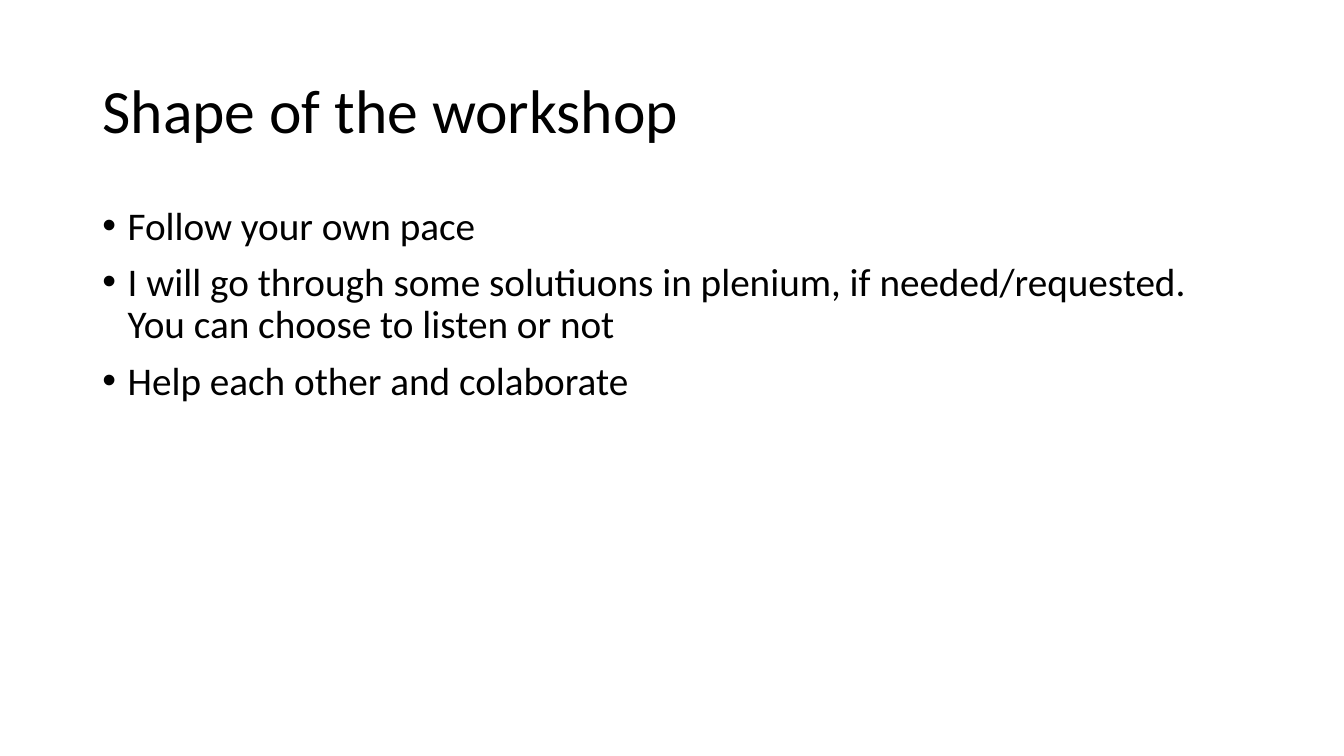
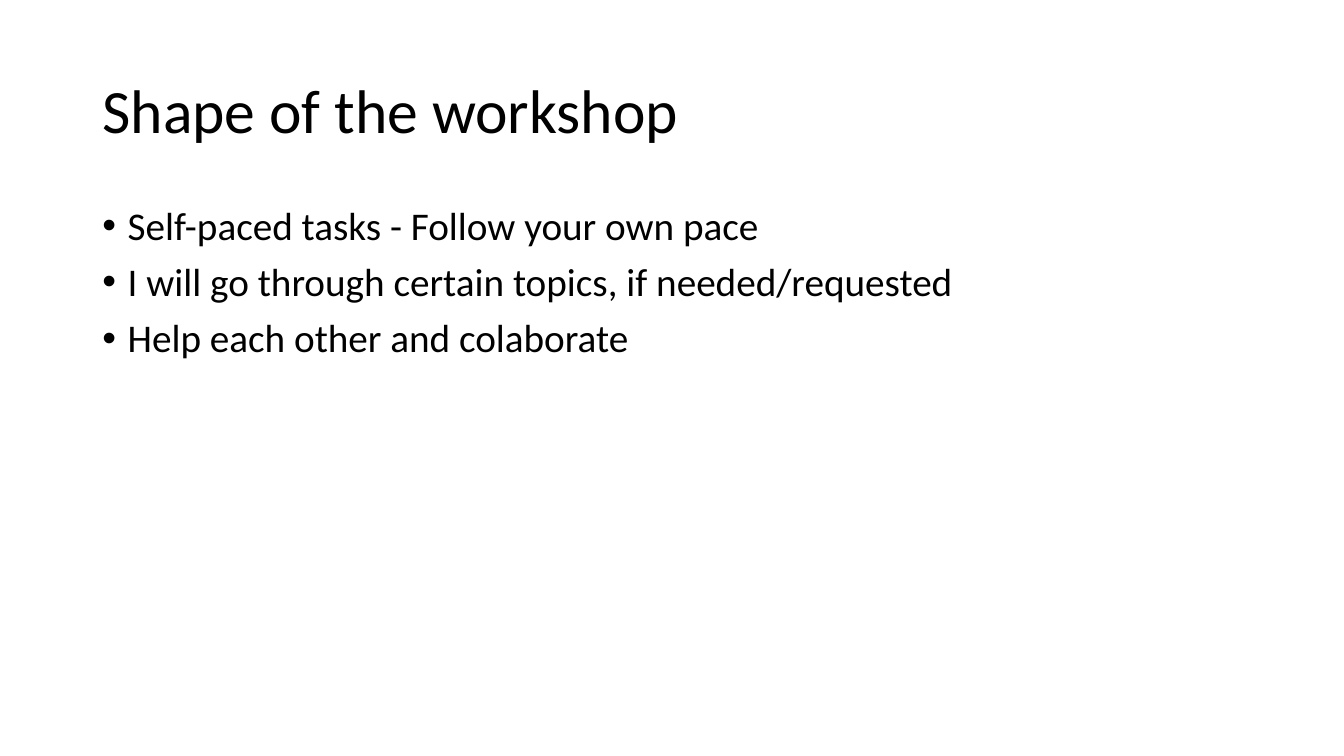
Before and after one commit to rogerhmar/OTEL-NDC-2024, a slide deck: slide 4 of observability.pptx. Drawn at 1344x756 pixels with LibreOffice and Linux fonts; fonts in the diff are those of the drawing. Boxes give left, top, right and bottom in pixels: in the first picture for what was removed or moved away, otherwise in the second. Text is boxed around its words. In the diff, an @@ line names an element or a change of style, - is before the commit and + after.

Commit message:
update to pptx

```diff
--- a/observability.pptx
+++ b/observability.pptx
@@ text at (128,212,952,303): text changed @@
-• Follow your own pace
-• I will go through some solutiuons in plenium, if needed/requested. You can choose to listen or not
+• Self-paced tasks - Follow your own pace
+• I will go through certain topics, if needed/requested
```
Also in this commit, not shown: 2 other slides changed.
